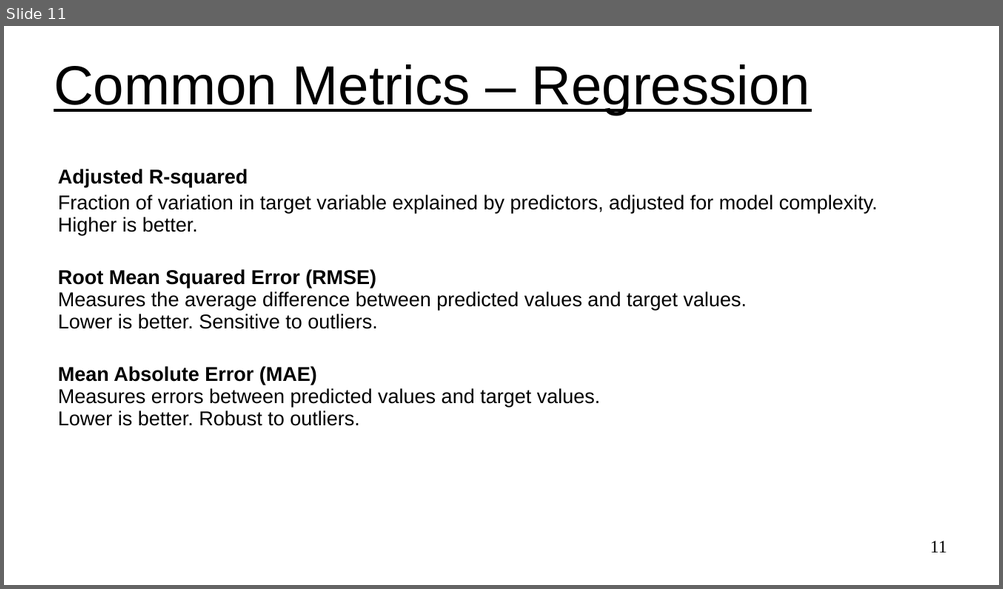
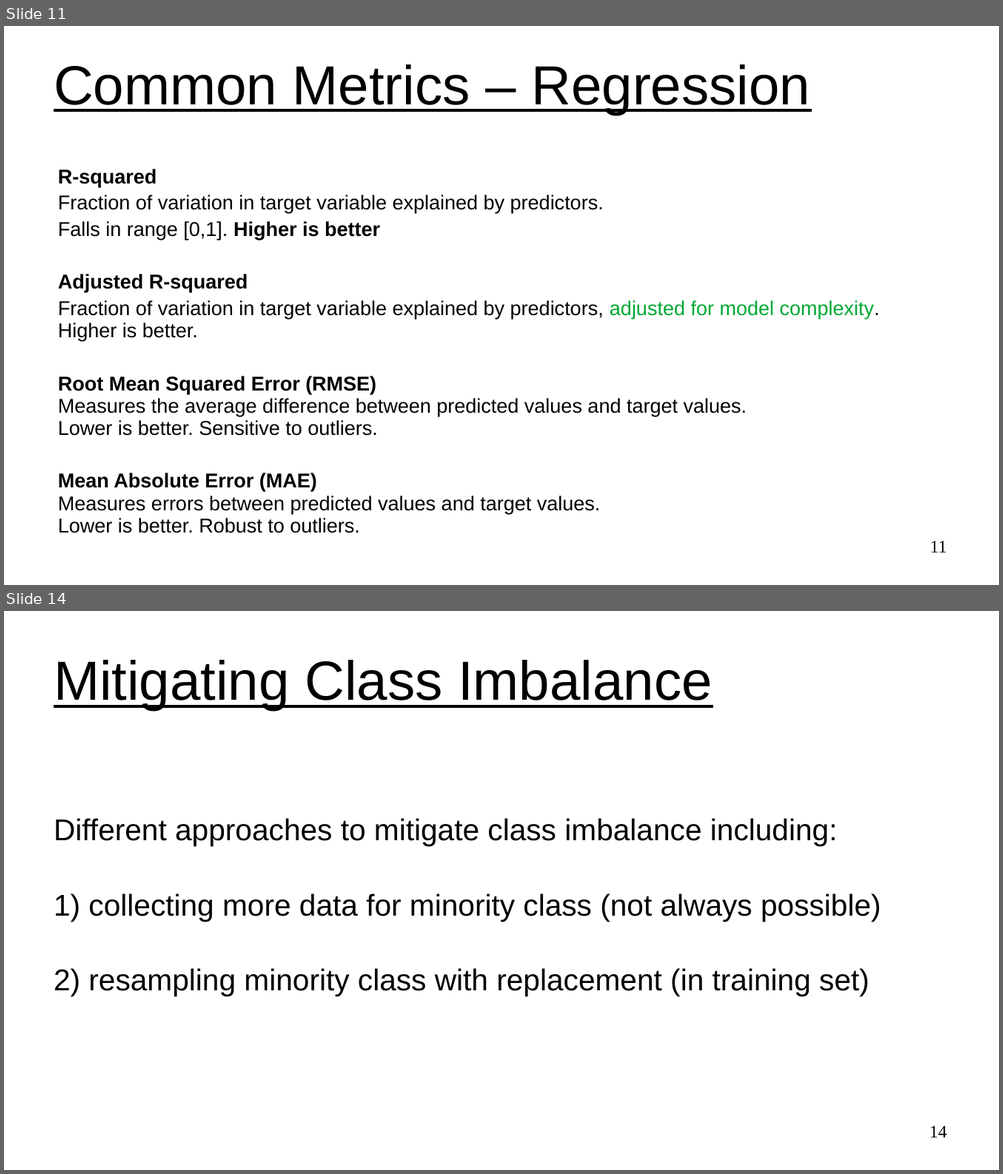
Before and after one commit to UVADS/ds6011, a slide deck: 03_ml_problem_framing.ppt. Shown one above the other, each under a label of ours: slide 11 before the commit, slides 11 and 14 after it; the slides between them are not shown. The pictures are 1003x589 and 1003x1174 pixels, drawn with LibreOffice and Linux fonts; fonts in the diff are those of the drawing. Boxes give left, top, right and bottom in pixels: in the first picture for what was removed or moved away, otherwise in the second. Text is boxed around its words. In the diff, an @@ line names an element or a change of style, - is before the commit and + after.

```diff
--- a/03_ml_problem_framing.ppt
+++ b/03_ml_problem_framing.ppt
@@ slide 14 added at box(4, 611, 999, 1170), background #FFFFFF @@
@@ title added at box(54, 660, 712, 710), 44 pt, text #000000, underline @@
+Mitigating Class Imbalance
@@ subtitle added at box(54, 818, 881, 997), 24 pt, text #000000 @@
+Different approaches to mitigate class imbalance including:
+1) collecting more data for minority class (not always possible)
+2) resampling minority class with replacement (in training set)
@@ page number added at box(929, 1126, 947, 1138), 14 pt, text #000000 @@
+14
@@ slide 11 changed as well @@
@@ text at box(58, 169, 603, 240): paragraphs added @@
+R-squared
+Fraction of variation in target variable explained by predictors.
+Falls in range [0,1]. Higher is better
@@ text at box(58, 274, 879, 534): text colour #000000 to #00A933 in "adjusted for model complexity." @@
```
Also in this commit, not shown: 6 other slides changed, 3 other slides added, 1 slide removed, 1 other file.
